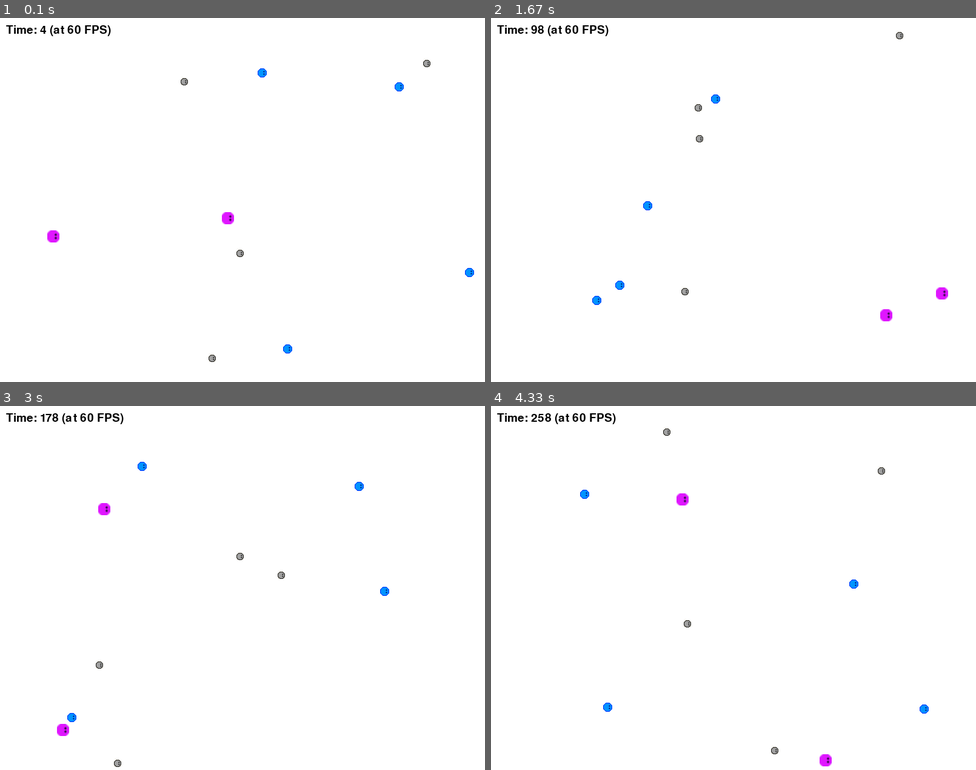
Above: before the commit, frames 1-4 (two rows, left to right).
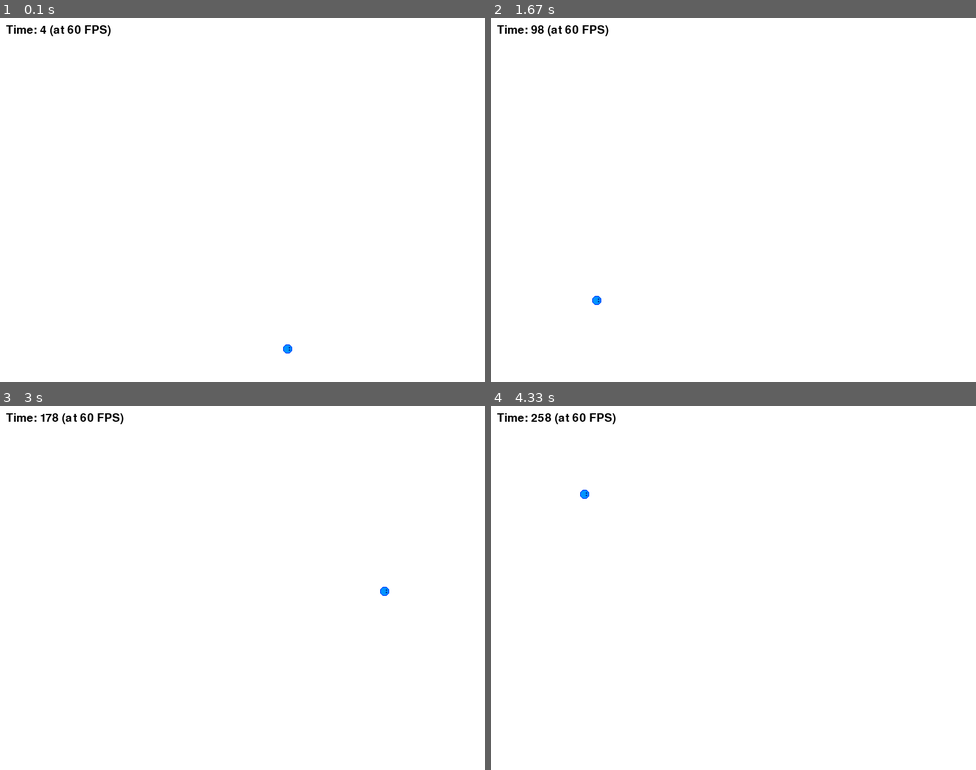
Above: after the commit, the same moments.

Repository: tuftsdev/GameDevelopment
Game: pygame game, started from examples/pygame/sprites/SimpleSprite.py
Same seed, same stepped clock (60 frames per second), same inputs: the game is played once before the commit and once after it. The source is Python 2; it was converted automatically to run under Python 3.
Inputs:
- Up to frame 1 (0.1 s): no input
- Up to frame 2 (1.67 s): no input
- Up to frame 3 (3 s): no input
- Up to frame 4 (4.33 s): no input

The runs differ from the first frame. In frame 1, 0.4% of the frame differs, in the area x 9-98%, y 11-95%; in frame 2, 0.4%; in frame 3, 0.4%; in frame 4, 0.4%.

Commit message:
Updated teams for 2D game project

Diff:
--- a/examples/pygame/sprites/SimpleSprite.py
+++ b/examples/pygame/sprites/SimpleSprite.py
@@ -65,15 +65,15 @@
 	MAX_SPEED = 10
 	BACKGROUND_COLOR = (255, 255, 255)
 	SPRITE_IMAGES = ['bluecreep.png', 'pinkcreep.png', 'graycreep.png']
-	NUM_SPRITES = 10
+	NUM_SPRITES = 1
 	COUNTER_LOCATION = (10, 10)
 
 	# Initialize Pygame, the clock (for FPS), and a simple counter
 	pygame.init()
 
-	screen = pygame.display.set_mode((SCREEN_WIDTH, SCREEN_HEIGHT))
+	#screen = pygame.display.set_mode((SCREEN_WIDTH, SCREEN_HEIGHT))
 	# For fullscreen mode...
-	#screen = pygame.display.set_mode((SCREEN_WIDTH, SCREEN_HEIGHT), pygame.FULLSCREEN, 32)
+	screen = pygame.display.set_mode((SCREEN_WIDTH, SCREEN_HEIGHT), pygame.FULLSCREEN, 32)
 	pygame.display.set_caption('Simple Sprite Demo')
 	clock = pygame.time.Clock()
 	font = pygame.font.Font(None, 28)
Not shown, changed: assignments/game2d.html
